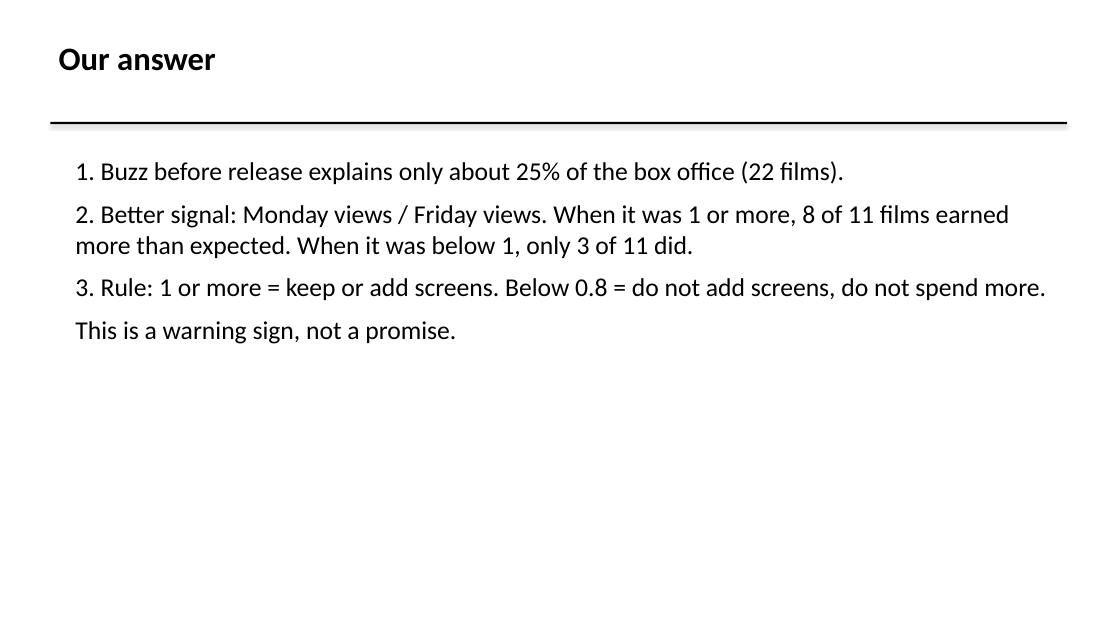
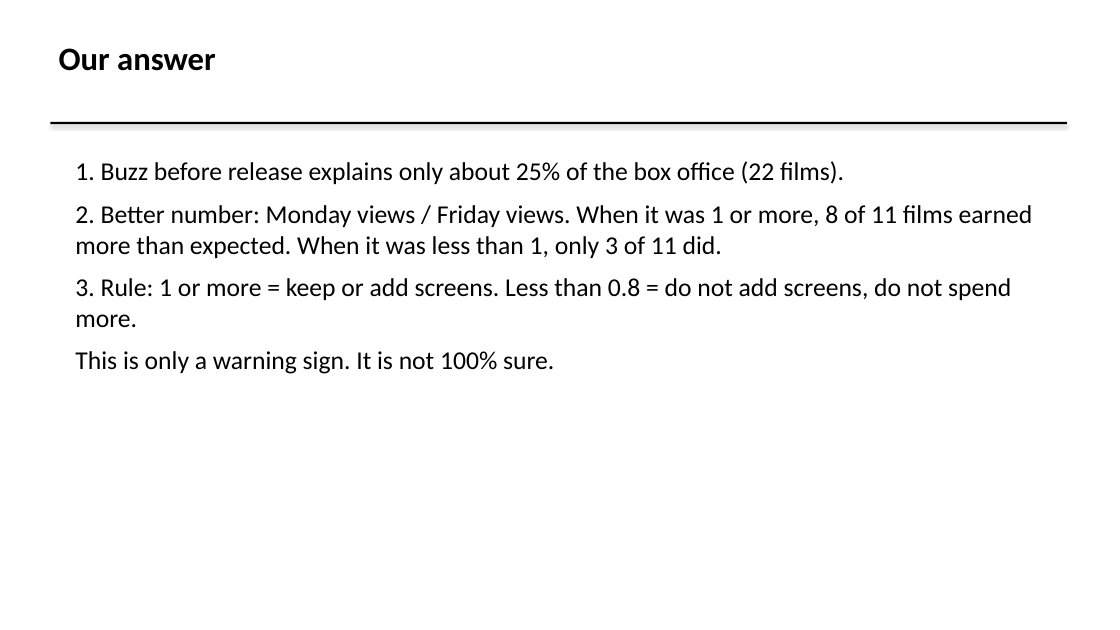
Before and after one commit to GAURI-cpu/ReleaseDayMovie, a slide deck: slide 2 of report/Release Day Radar Slides.pptx. Drawn at 1120x630 pixels with LibreOffice and Linux fonts; fonts in the diff are those of the drawing. Boxes give left, top, right and bottom in pixels: in the first picture for what was removed or moved away, otherwise in the second. Text is boxed around its words. In the diff, an @@ line names an element or a change of style, - is before the commit and + after.

```diff
--- a/report/Release Day Radar Slides.pptx
+++ b/report/Release Day Radar Slides.pptx
@@ text at box(75, 205, 1033, 374): text changed @@
-2. Better signal: Monday views / Friday views. When it was 1 or more, 8 of 11 films earned more than expected. When it was below 1, only 3 of 11 did.
-3. Rule: 1 or more = keep or add screens. Below 0.8 = do not add screens, do not spend more.
-This is a warning sign, not a promise.
+2. Better number: Monday views / Friday views. When it was 1 or more, 8 of 11 films earned more than expected. When it was less than 1, only 3 of 11 did.
+3. Rule: 1 or more = keep or add screens. Less than 0.8 = do not add screens, do not spend more.
+This is only a warning sign. It is not 100% sure.
```
Also in this commit, not shown: 8 other slides changed, 4 other files.
